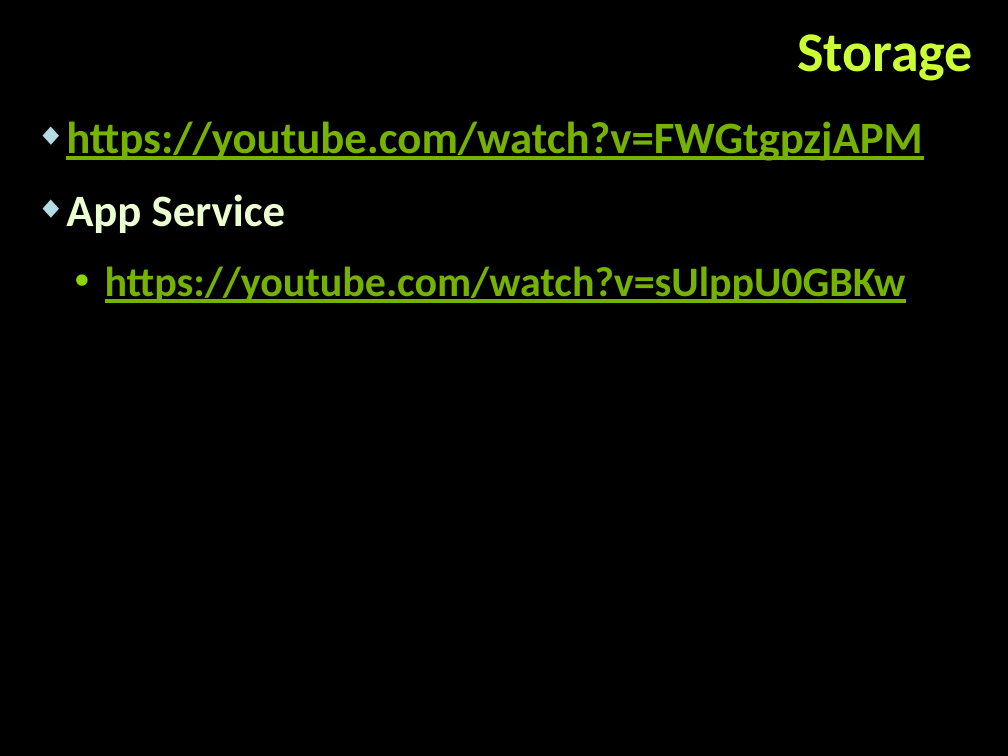
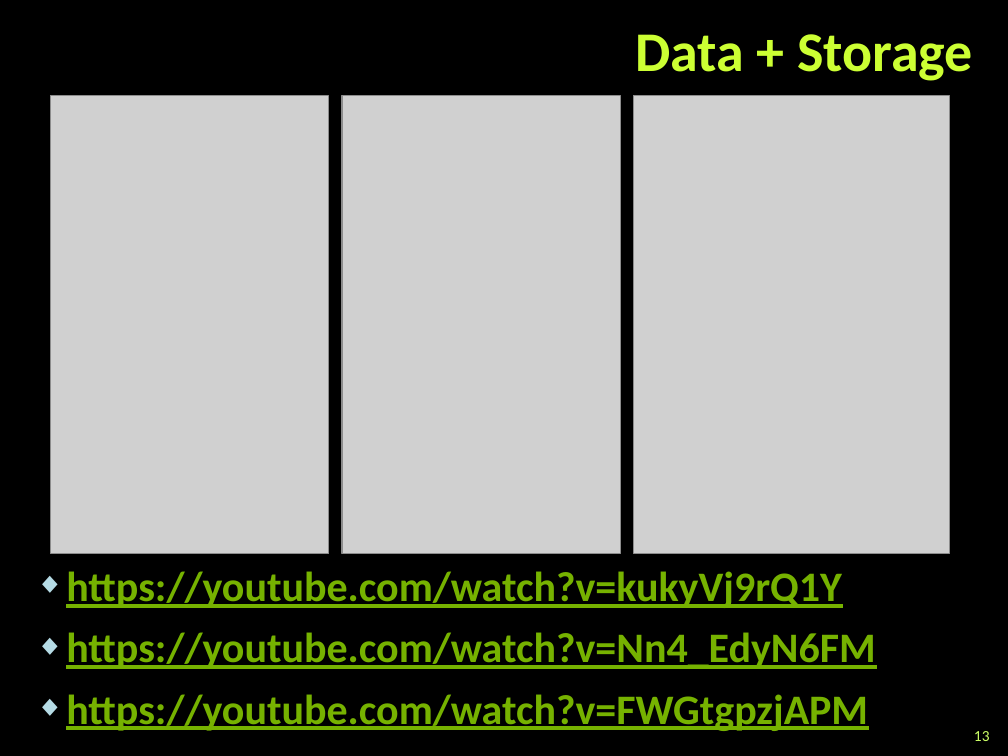
Before and after one commit to TelerikAcademy/Web-Services-and-Cloud, a slide deck: slide 13 of 09. Intro-to-Azure/Intro-to-Azure.pptx (slide 16 before the commit). Drawn at 1008x756 pixels with LibreOffice and Linux fonts; fonts in the diff are those of the drawing; grey boxes stand for pictures; background and template pictures are left out. Boxes give left, top, right and bottom in pixels: in the first picture for what was removed or moved away, otherwise in the second. Text is boxed around its words. In the diff, an @@ line names an element or a change of style, - is before the commit and + after.

```diff
--- a/09. Intro-to-Azure/Intro-to-Azure.pptx
+++ b/09. Intro-to-Azure/Intro-to-Azure.pptx
@@ title at [635,34,973,81]: text changed @@
-Storage
+Data + Storage
@@ picture added at [50,96,329,553] @@
@@ picture added at [342,96,620,553] @@
@@ picture added at [634,96,950,553] @@
@@ text at [66,194,906,303]: paragraphs removed @@
-◆ App Service
-  • https://youtube.com/watch?v=sUlppU0GBKw
@@ text at [66,571,875,669]: paragraphs added @@
+◆ https://youtube.com/watch?v=kukyVj9rQ1Y
+◆ https://youtube.com/watch?v=Nn4_EdyN6FM
@@ text at [66,694,868,731]: size 32 to 30 pt in "https://youtube.com/watch?v=FWGtgpzjAPM"; less space between paragraphs @@
@@ page number added at [974,731,990,741], 11 pt, text #CCFF66 @@
+13
```
Also in this commit, not shown: 3 other slides changed, 3 slides added, 1 slide removed.
